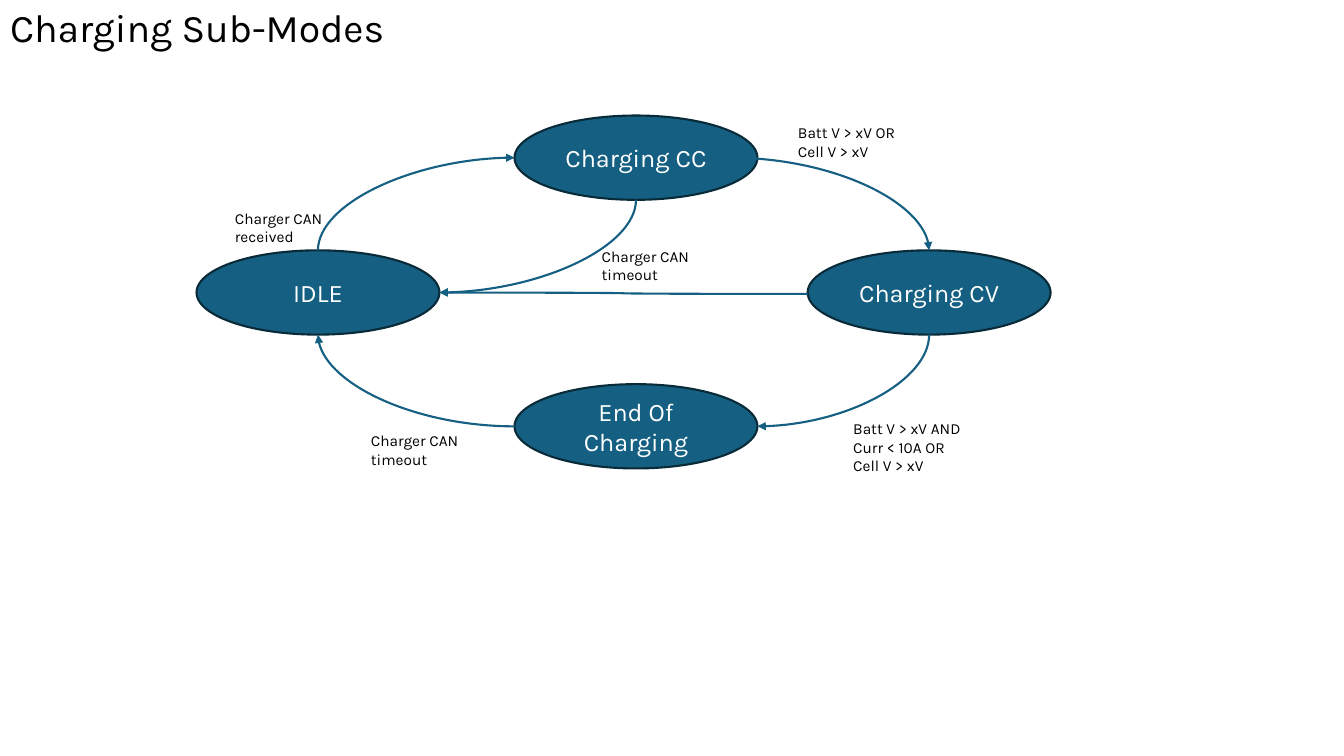
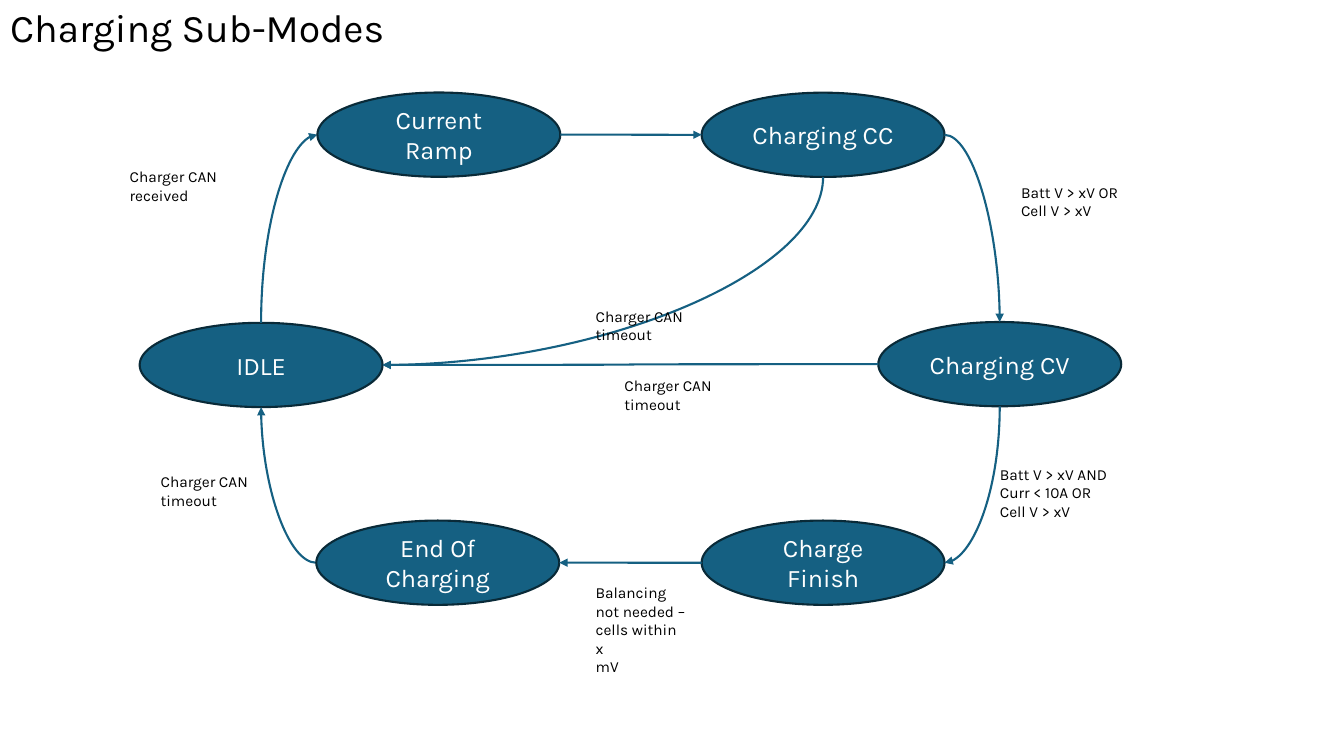
Before and after one commit to grevolserver/Documents, a slide deck: slide 9 of Grevol-VCU.pptx. Drawn at 1344x756 pixels with LibreOffice and Linux fonts; fonts in the diff are those of the drawing. Boxes give left, top, right and bottom in pixels: in the first picture for what was removed or moved away, otherwise in the second. Text is boxed around its words. In the diff, an @@ line names an element or a change of style, - is before the commit and + after.

```diff
--- a/Grevol-VCU.pptx
+++ b/Grevol-VCU.pptx
@@ ellipse "Charging CC": place and size @@
-ellipse "Charging CC" at [514, 116, 757, 201]
+ellipse "Charging CC" at [702, 93, 945, 177]
@@ curved arrow moved from (318, 250) - (514, 157) to (261, 323) - (318, 135) @@
@@ group added at [318, 93, 945, 672]: 2 ellipses, 2 curved arrows, 2 texts @@
+Charge Finish
+Balancing not needed – cells within x
+mV
+Charger CAN timeout
+Current Ramp
@@ curved arrow moved from (731, 157) - (930, 250) to (945, 135) - (1000, 322) @@
@@ text "Charger CAN received": place and size @@
-text "Charger CAN received" at [235, 213, 322, 242]
+text "Charger CAN received" at [130, 171, 217, 201]
@@ curved arrow moved from (636, 200) - (440, 292) to (824, 177) - (383, 365) @@
@@ text "Batt V > xV OR ...": place and size @@
-text "Batt V > xV OR ..." at [798, 128, 895, 157]
+text "Batt V > xV OR ..." at [1021, 188, 1118, 216]
@@ ellipse "IDLE": place and size @@
-ellipse "IDLE" at [197, 250, 440, 335]
+ellipse "IDLE" at [140, 323, 383, 407]
@@ text "Charger CAN timeout": place and size @@
-text "Charger CAN timeout" at [602, 248, 689, 280]
+text "Charger CAN timeout" at [596, 309, 683, 340]
@@ ellipse "Charging CV": place and size @@
-ellipse "Charging CV" at [808, 250, 1051, 335]
+ellipse "Charging CV" at [878, 322, 1121, 406]
@@ curved arrow moved from (808, 294) - (440, 292) to (878, 364) - (383, 365) @@
@@ curved arrow moved from (514, 426) - (318, 335) to (317, 563) - (261, 407) @@
@@ curved arrow moved from (930, 335) - (757, 426) to (1000, 406) - (945, 563) @@
@@ text "Charger CAN timeout": place and size @@
-text "Charger CAN timeout" at [371, 435, 458, 465]
+text "Charger CAN timeout" at [161, 476, 248, 506]
@@ text "Batt V > xV AND ...": place and size @@
-text "Batt V > xV AND ..." at [853, 424, 961, 471]
+text "Batt V > xV AND ..." at [1000, 470, 1107, 517]
@@ ellipse "End Of Charging": place and size @@
-ellipse "End Of Charging" at [514, 384, 757, 469]
+ellipse "End Of Charging" at [317, 520, 560, 605]
```
Also in this commit, not shown: 1 other slide changed, 2 other files.
